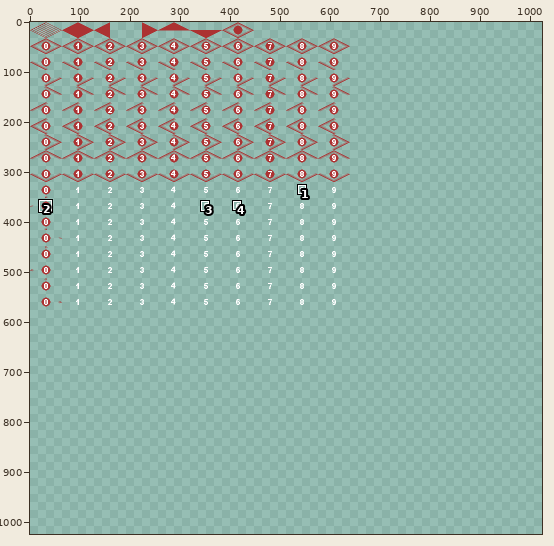
Two states of a pixel-art file, tilesets/terrain.aseprite. The first picture is a wide view before the edit; the outline marks the close-up.
Close-up. Old version:
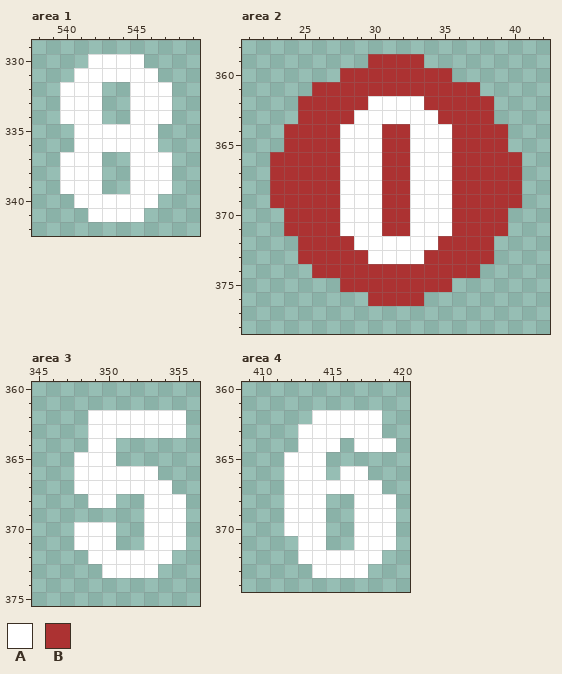
1024x1024 pixels, 1 frame. Shown: area 1: x 538..549, y 329..342; area 2: x 21..42, y 358..378; area 3: x 345..356, y 360..375; area 4: x 409..420, y 360..374. The commit also changed other parts of the picture, which this record leaves out.
Visible layers, top first: "number", "marks".
Palette (. is transparent): A #ffffff  B #ac3232
Pixels before, area 1, first column x 540:
330 ..AAAA..
331 .AAAAAA.
332 AAA..AAA
333 AAA..AAA
334 AAA..AAA
335 .AAAAAA.
336 .AAAAAA.
337 AAA..AAA
338 AAA..AAA
339 AAA..AAA
340 .AAAAAA.
341 ..AAAA..
Pixels before, area 2, first column x 23:
359 .......BBBB.......
360 .....BBBBBBBB.....
361 ...BBBBBBBBBBBB...
362 ..BBBBBAAAABBBBB..
363 ..BBBBAAAAAABBBB..
364 .BBBBAAABBAAABBBB.
365 .BBBBAAABBAAABBBB.
366 BBBBBAAABBAAABBBBB
367 BBBBBAAABBAAABBBBB
368 BBBBBAAABBAAABBBBB
369 BBBBBAAABBAAABBBBB
370 .BBBBAAABBAAABBBB.
371 .BBBBAAABBAAABBBB.
372 ..BBBBAAAAAABBBB..
373 ..BBBBBAAAABBBBB..
374 ...BBBBBBBBBBBB...
375 .....BBBBBBBB.....
376 .......BBBB.......
Pixels before, area 3, first column x 348:
362 .AAAAAAA
363 .AAAAAAA
364 .AA.....
365 AAA.....
366 AAAAAA..
367 AAAAAAA.
368 .AA..AAA
369 .....AAA
370 AAA..AAA
371 AAA..AAA
372 .AAAAAA.
373 ..AAAA..
Pixels before, area 4, first column x 412:
362 ..AAAAA.
363 .AAAAAA.
364 .AAA.AAA
365 AAA.....
366 AAA.AA..
367 AAAAAAA.
368 AAA..AAA
369 AAA..AAA
370 AAA..AAA
371 .AA..AAA
372 .AAAAAA.
373 ..AAAA..
New version:
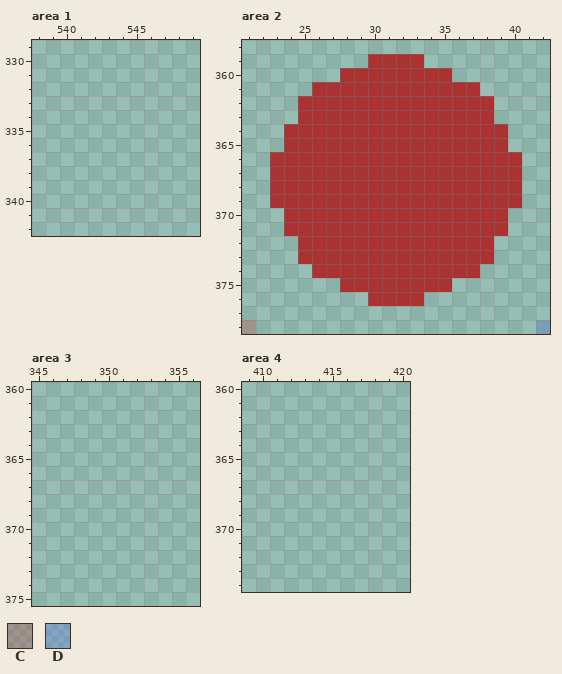
Colours new in this view: C #ac32324d  D #5b6ee14d
The exact change:
layer "number" now hidden
layer "grid_64x32/blue" now shown
layer "grid_64x32/red" now shown
Area 1:
Colour A is removed in row 330 at x 542 to 545; in row 331 at x 541 to 546; in rows 332 to 334 at x 540 to 542 and 545 to 547; in rows 335 to 336 at x 541 to 546; in rows 337 to 339 at x 540 to 542 and 545 to 547; in row 340 at x 541 to 546.
Colour A is removed in row 341 at x 542 to 545.
Area 2:
Colour A becomes colour B in row 362 at x 30 to 33; in row 363 at x 29 to 34; in rows 364 to 371 at x 28 to 30 and 33 to 35; in row 372 at x 29 to 34; in row 373 at x 30 to 33.
The author put colour C in row 378 at x 21.
The author put colour D in row 378 at x 42.
Area 3:
Colour A is removed in rows 362 to 363 at x 349 to 355; in row 364 at x 349 to 350; in row 365 at x 348 to 350; in row 366 at x 348 to 353; in row 367 at x 348 to 354; in row 368 at x 349 to 350 and 353 to 355.
Colour A is removed in row 369 at x 353 to 355; in rows 370 to 371 at x 348 to 350 and 353 to 355; in row 372 at x 349 to 354; in row 373 at x 350 to 353.
Area 4:
Colour A is removed in row 362 at x 414 to 418; in row 363 at x 413 to 418; in row 364 at x 413 to 415 and 417 to 419; in row 365 at x 412 to 414; in row 366 at x 412 to 414 and 416 to 417; in row 367 at x 412 to 418.
Colour A is removed in rows 368 to 370 at x 412 to 414 and 417 to 419; in row 371 at x 413 to 414 and 417 to 419; in row 372 at x 413 to 418; in row 373 at x 414 to 417.
